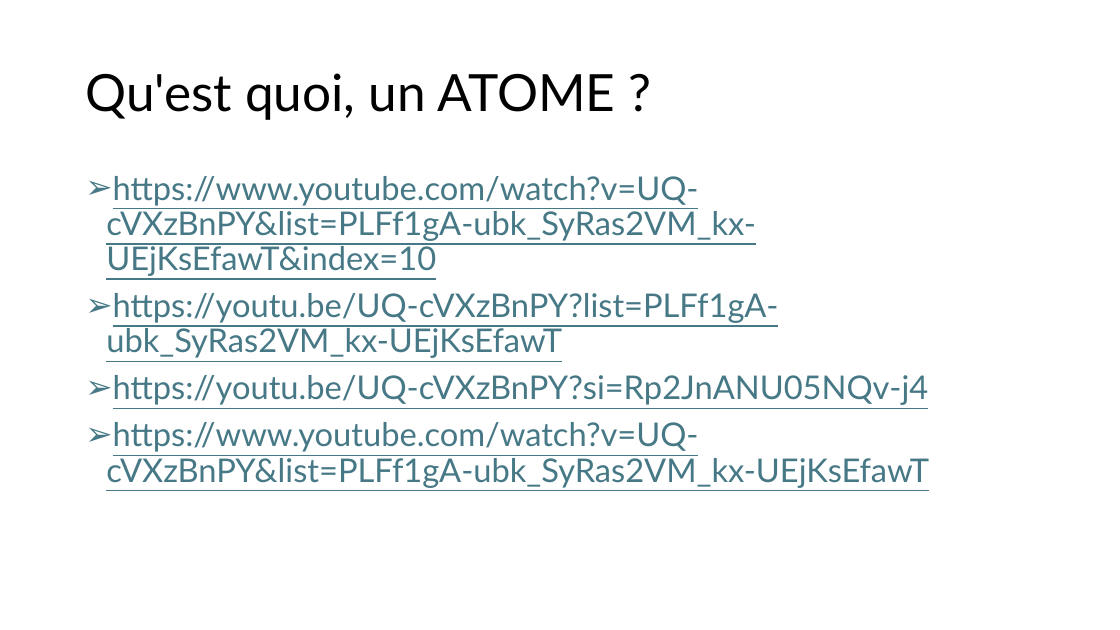
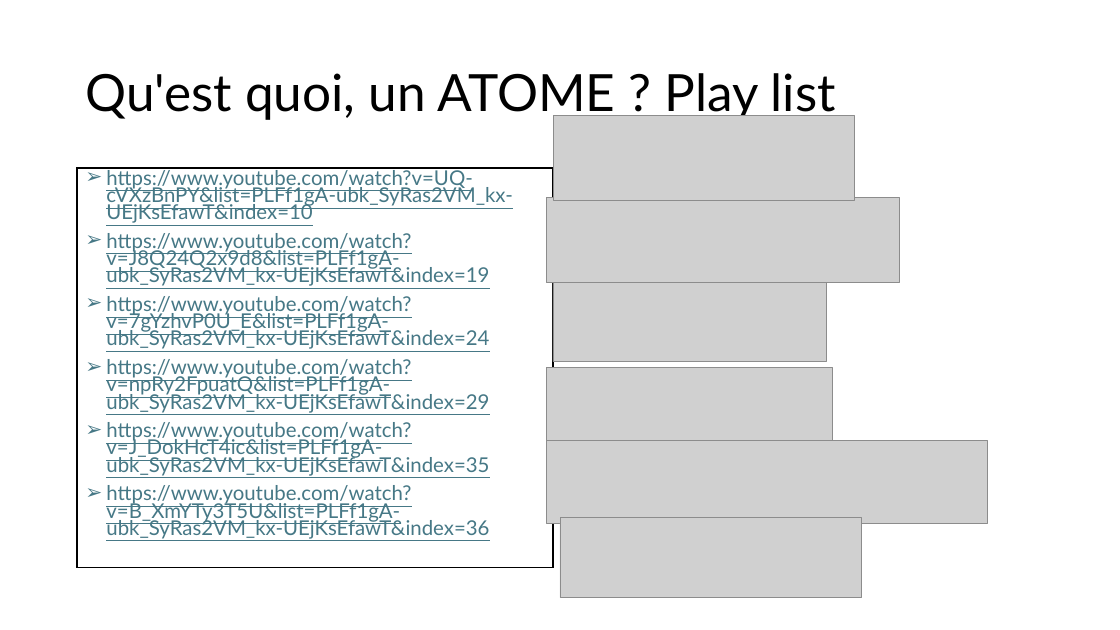
Before and after one commit to Djamelikra/Office-Automation, a slide deck: slide 4 of Pending/Prolegomenes_ATOME.pptx. Drawn at 1120x630 pixels with LibreOffice and Linux fonts; fonts in the diff are those of the drawing; grey boxes stand for pictures. Boxes give left, top, right and bottom in pixels: in the first picture for what was removed or moved away, otherwise in the second. Text is boxed around its words. In the diff, an @@ line names an element or a change of style, - is before the commit and + after.

Commit message:
25/11/07 EN 02

```diff
--- a/Pending/Prolegomenes_ATOME.pptx
+++ b/Pending/Prolegomenes_ATOME.pptx
@@ title at <box>85,73,836,120</box>: text changed @@
-Qu'est quoi, un ATOME ?
+Qu'est quoi, un ATOME ? Play list
@@ picture added at <box>553,116,854,202</box> @@
@@ text "https://www.youtube.com/watch?v=UQ-cVXzBnPY&list=PLFf1gA-ubk ...": place and size @@
-text "https://www.youtube.com/watch?v=UQ-cVXzBnPY&list=PLFf1gA-ubk ..." at <box>106,176,929,488</box>
+text "https://www.youtube.com/watch?v=UQ-cVXzBnPY&list=PLFf1gA-ubk ..." at <box>77,168,554,568</box>
@@ text "https://www.youtube.com/watch?v=UQ-cVXzBnPY&list=PLFf1gA-ubk ..." at <box>77,168,554,568</box>: fill none to #FFFFFF; outline none to #000000 1.5 pt @@
@@ text at <box>106,167,512,223</box>: size 28 to 17.5 pt in "https://www.youtube.com/watch?v=UQ-cVXzBnPY&list=PLFf1gA-ubk ..."; line spacing 0.9 to 0.7 @@
@@ picture added at <box>547,197,900,283</box> @@
@@ text at <box>106,233,489,539</box>: text changed; size 28 to 17.5 pt @@
-➢ https://youtu.be/UQ-cVXzBnPY?list=PLFf1gA-ubk_SyRas2VM_kx-UEjKsEfawT
-➢ https://youtu.be/UQ-cVXzBnPY?si=Rp2JnANU05NQv-j4
-➢ https://www.youtube.com/watch?v=UQ-cVXzBnPY&list=PLFf1gA-ubk_SyRas2VM_kx-UEjKsEfawT
+➢ https://www.youtube.com/watch?v=J8Q24Q2x9d8&list=PLFf1gA-ubk_SyRas2VM_kx-UEjKsEfawT&index=19
+➢ https://www.youtube.com/watch?v=7gYzhvP0U_E&list=PLFf1gA-ubk_SyRas2VM_kx-UEjKsEfawT&index=24
+➢ https://www.youtube.com/watch?v=npRy2FpuatQ&list=PLFf1gA-ubk_SyRas2VM_kx-UEjKsEfawT&index=29
+➢ https://www.youtube.com/watch?v=J_DokHcT4ic&list=PLFf1gA-ubk_SyRas2VM_kx-UEjKsEfawT&index=35
+➢ https://www.youtube.com/watch?v=B_XmYTy3T5U&list=PLFf1gA-ubk_SyRas2VM_kx-UEjKsEfawT&index=36
@@ picture added at <box>553,283,826,362</box> @@
@@ picture added at <box>547,368,833,447</box> @@
@@ picture added at <box>547,441,988,523</box> @@
@@ picture added at <box>560,518,862,598</box> @@
```
Also in this commit, not shown: 1 other slide changed, 3 slides added.
